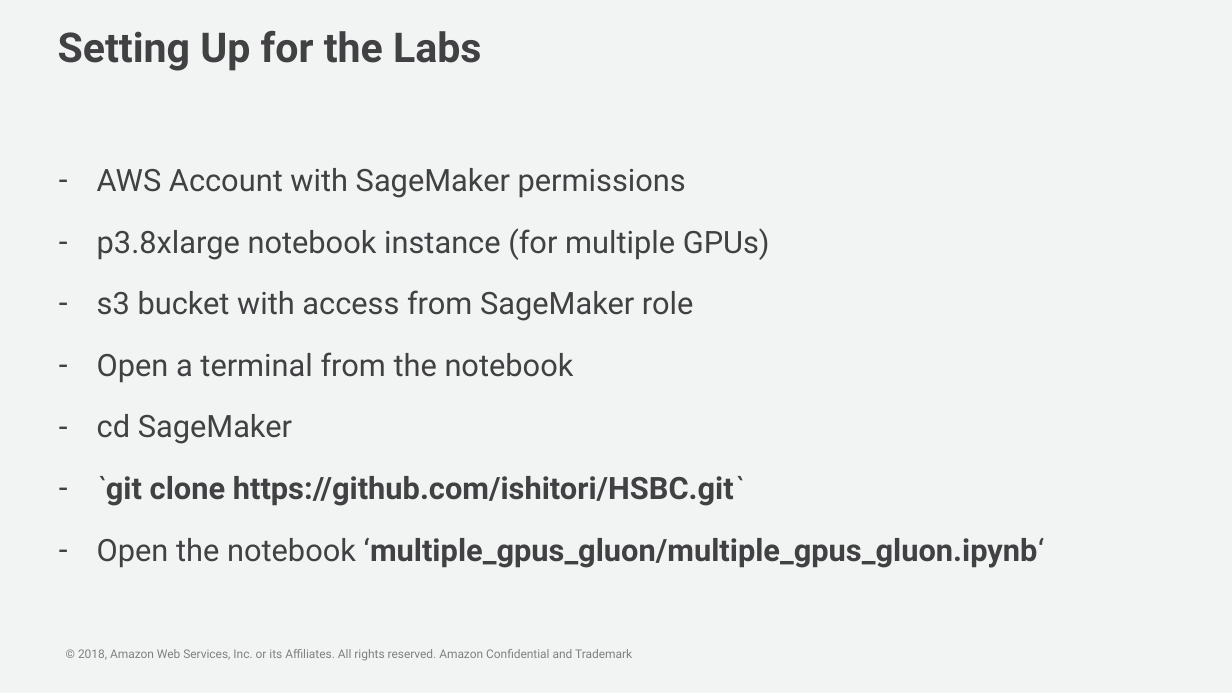
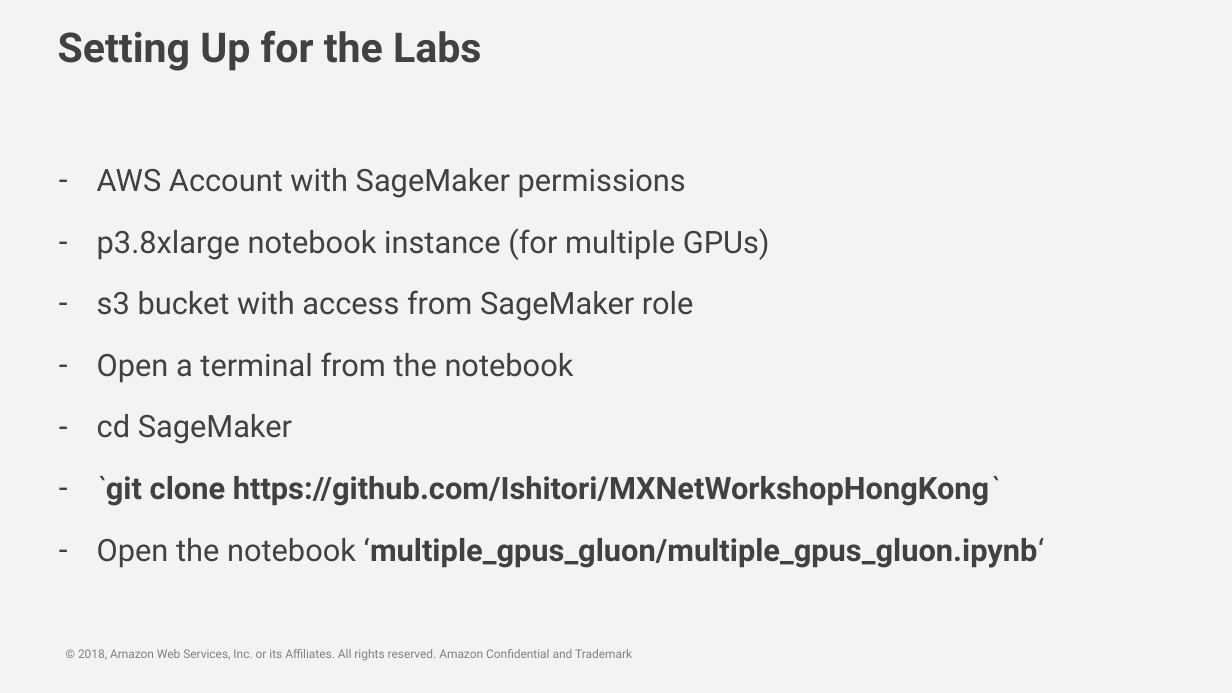
Before and after one commit to Ishitori/MXNetWorkshopHongKong, a slide deck: slide 9 of multiple_gpus_gluon/Multi_GPU_and_Distributed_Training.pptx. Drawn at 1232x693 pixels with LibreOffice and Linux fonts; fonts in the diff are those of the drawing; background and template pictures are left out. Boxes give left, top, right and bottom in pixels: in the first picture for what was removed or moved away, otherwise in the second. Text is boxed around its words. In the diff, an @@ line names an element or a change of style, - is before the commit and + after.

Commit message:
Change path

```diff
--- a/multiple_gpus_gluon/Multi_GPU_and_Distributed_Training.pptx
+++ b/multiple_gpus_gluon/Multi_GPU_and_Distributed_Training.pptx
@@ text at (97,476,999,506): text changed @@
-– `git clone https://github.com/ishitori/HSBC.git`
+– `git clone https://github.com/Ishitori/MXNetWorkshopHongKong`
```
